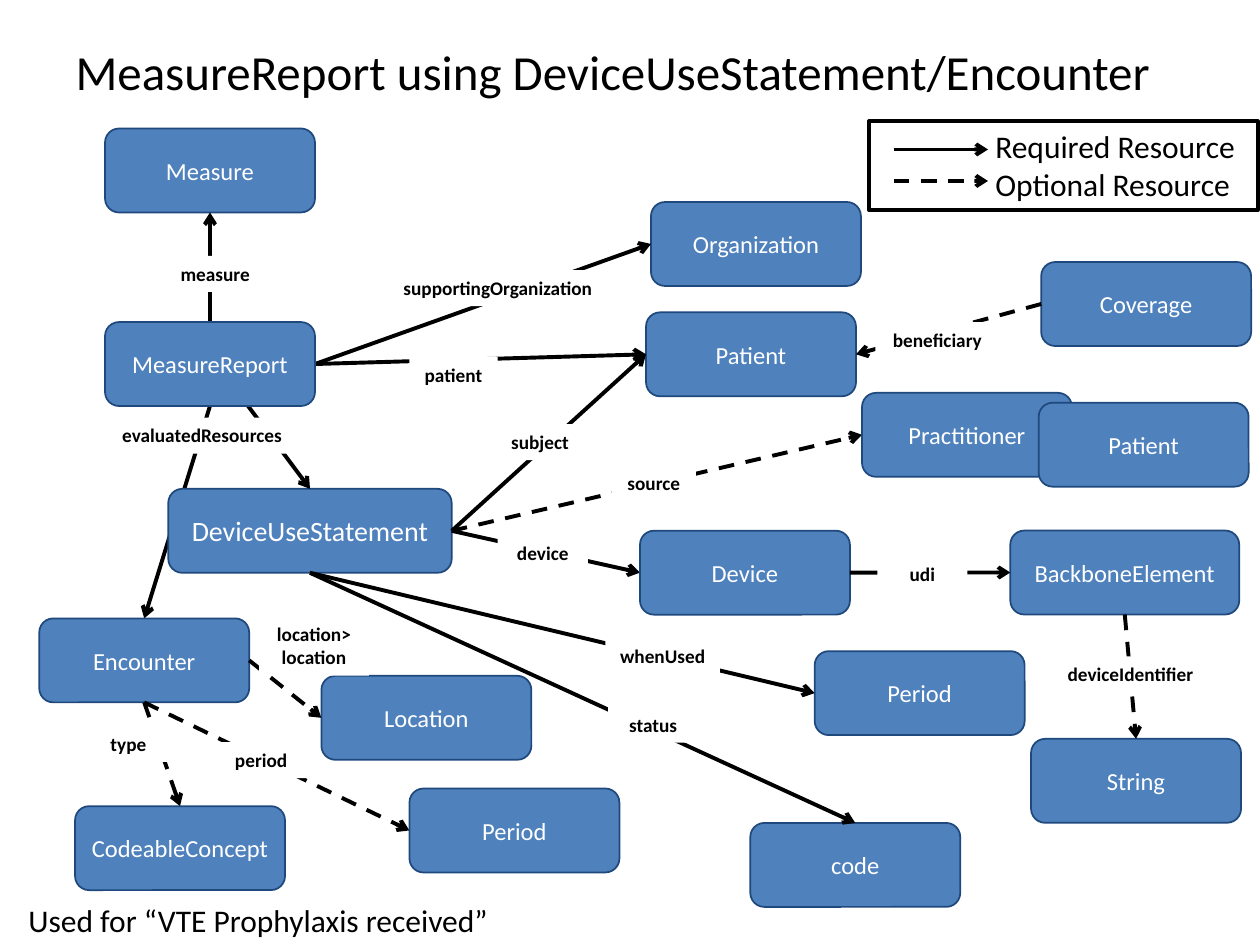
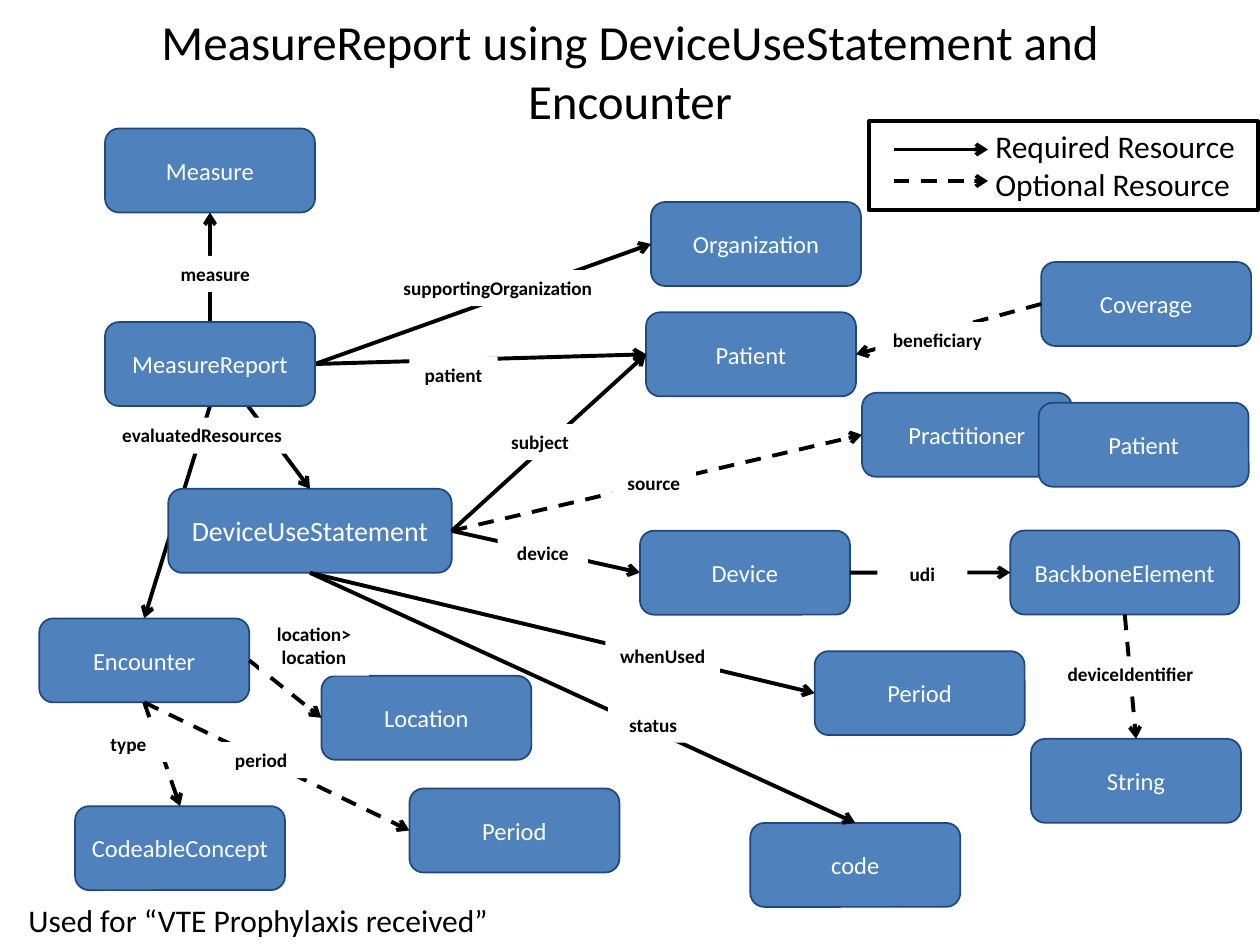
Before and after one commit to HL7/davinci-deqm, a slide deck: slide 6 of source/pages/assets/images/source/DEQM Resource Diagram - VTE.pptx. Drawn at 1260x945 pixels with LibreOffice and Linux fonts; fonts in the diff are those of the drawing. Boxes give left, top, right and bottom in pixels: in the first picture for what was removed or moved away, otherwise in the second. Text is boxed around its words. In the diff, an @@ line names an element or a change of style, - is before the commit and + after.

```diff
--- a/source/pages/assets/images/source/DEQM Resource Diagram - VTE.pptx
+++ b/source/pages/assets/images/source/DEQM Resource Diagram - VTE.pptx
@@ title at <box>161,26,1099,120</box>: text changed @@
-MeasureReport using DeviceUseStatement/Encounter
+MeasureReport using DeviceUseStatement and Encounter
```
Also in this commit, not shown: 5 other slides changed, 7 other files.
